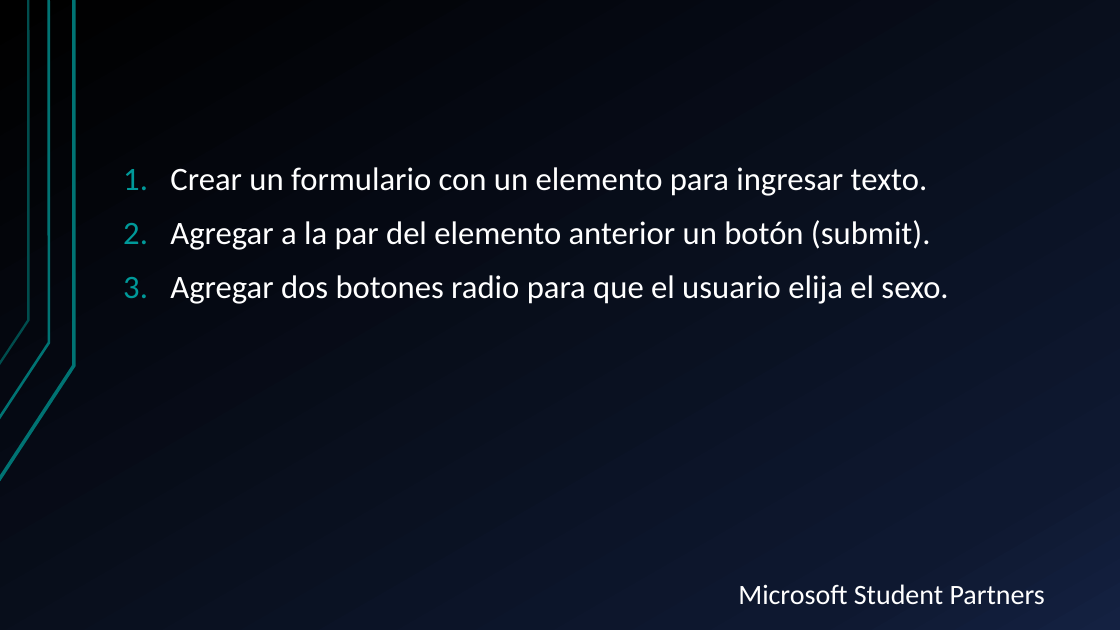
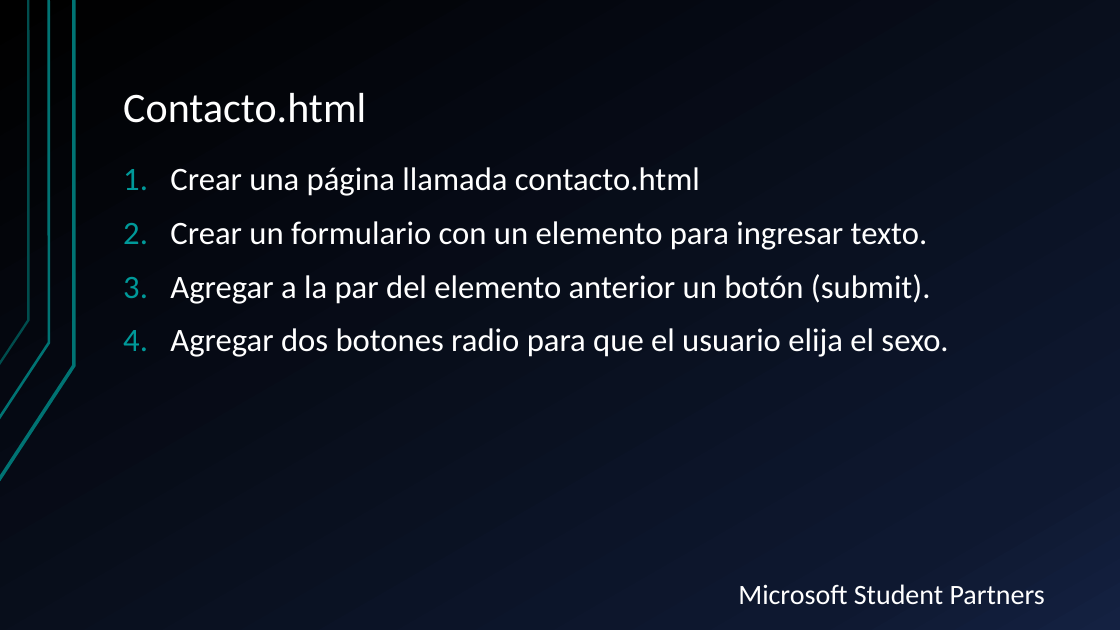
Before and after one commit to ccasbre27/Desarrollo-web-LAP, a slide deck: slide 23 of Semana 3/s03.ppsx (slide 28 before the commit). Drawn at 1120x630 pixels with LibreOffice and Linux fonts; fonts in the diff are those of the drawing; background and template pictures are left out. Boxes give left, top, right and bottom in pixels: in the first picture for what was removed or moved away, otherwise in the second. Text is boxed around its words. In the diff, an @@ line names an element or a change of style, - is before the commit and + after.

```diff
--- a/Semana 3/s03.ppsx
+++ b/Semana 3/s03.ppsx
@@ title added at (123, 93, 366, 123), 36 pt, text #FFFFFF @@
+Contacto.html
@@ text at (170, 167, 700, 196): paragraph added @@
+1. Crear una página llamada contacto.html
```
Also in this commit, not shown: 1 slide added, 6 slides removed.
